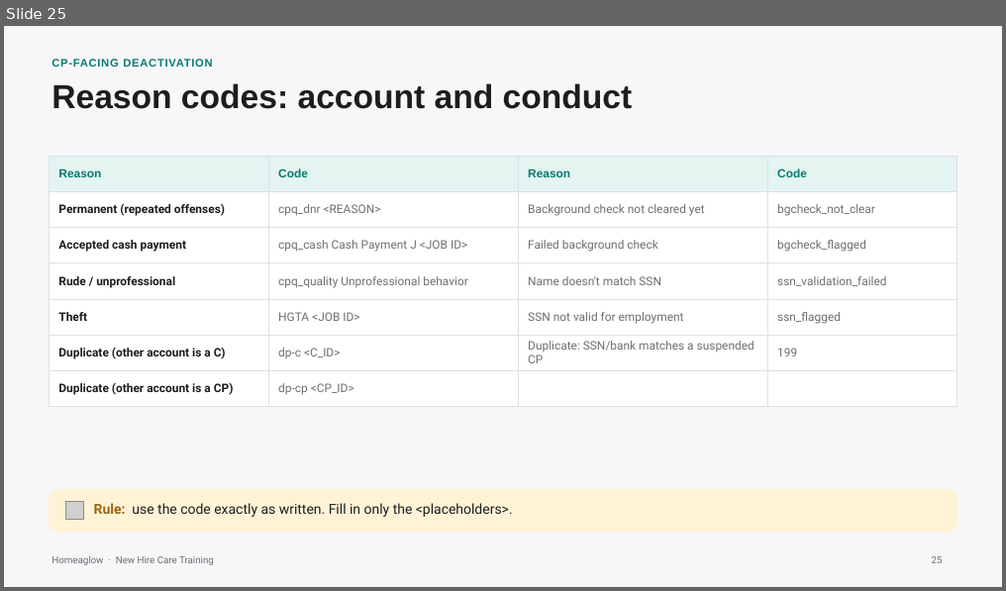
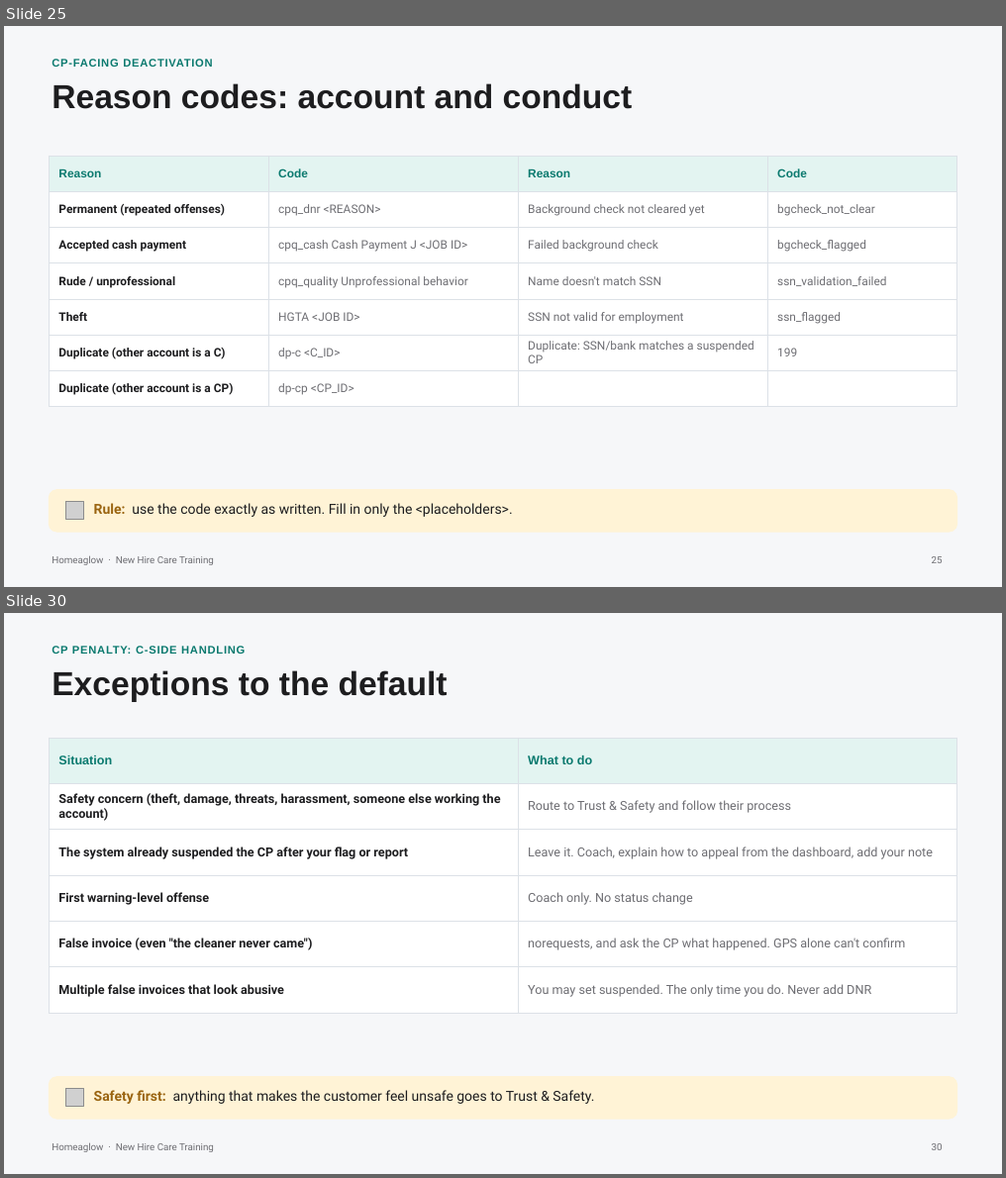
Before and after one commit to anjulimichelle/training, a slide deck: cleaner-foundations/cleaner-foundations-cp-crm.pptx. Shown one above the other, each under a label of ours: slide 25 before the commit, slides 25 and 30 after it; the slides between them are not shown. The pictures are 1006x591 and 1006x1178 pixels, drawn with LibreOffice and Linux fonts; fonts in the diff are those of the drawing; grey boxes stand for pictures. Boxes give left, top, right and bottom in pixels: in the first picture for what was removed or moved away, otherwise in the second. Text is boxed around its words. In the diff, an @@ line names an element or a change of style, - is before the commit and + after.

```diff
--- a/cleaner-foundations/cleaner-foundations-cp-crm.pptx
+++ b/cleaner-foundations/cleaner-foundations-cp-crm.pptx
@@ slide 30 added at [4,613,1002,1174], background #F6F7F9; not listed: 1 template element that a slide beside it also shows @@
@@ text added at [52,646,245,654], 8 pt, text #0B7A6F, bold @@
+CP PENALTY: C-SIDE HANDLING
@@ text added at [52,670,448,702], 24 pt, text #1D1D1F, bold @@
+Exceptions to the default
@@ table added at [49,738,957,1001], 6 rows, 2 columns @@
+Situation | What to do
+Safety concern (theft, damage, threats, harassment, someone else working the account) | Route to Trust & Safety and follow their process
+The system already suspended the CP after your flag or report | Leave it. Coach, explain how to appeal from the dashboard, add your note
+First warning-level offense | Coach only. No status change
+False invoice (even "the cleaner never came") | norequests, and ask the CP what happened. GPS alone can't confirm
+Multiple false invoices that look abusive | You may set suspended. The only time you do. Never add DNR
@@ rounded rectangle added at [49,1077,957,1119], fill #FFF3D6, outline #FFF3D6 0.75 pt @@
@@ picture added at [65,1089,84,1107] @@
@@ text added at [94,1090,594,1104], 10 pt, text #1D1D1F @@
+Safety first: anything that makes the customer feel unsafe goes to Trust & Safety.
@@ page number added at [932,1144,943,1151], 7 pt, text #6E6E73 @@
+30
```
Also in this commit, not shown: 11 slides changed, 7 other slides added, 1 other file.
